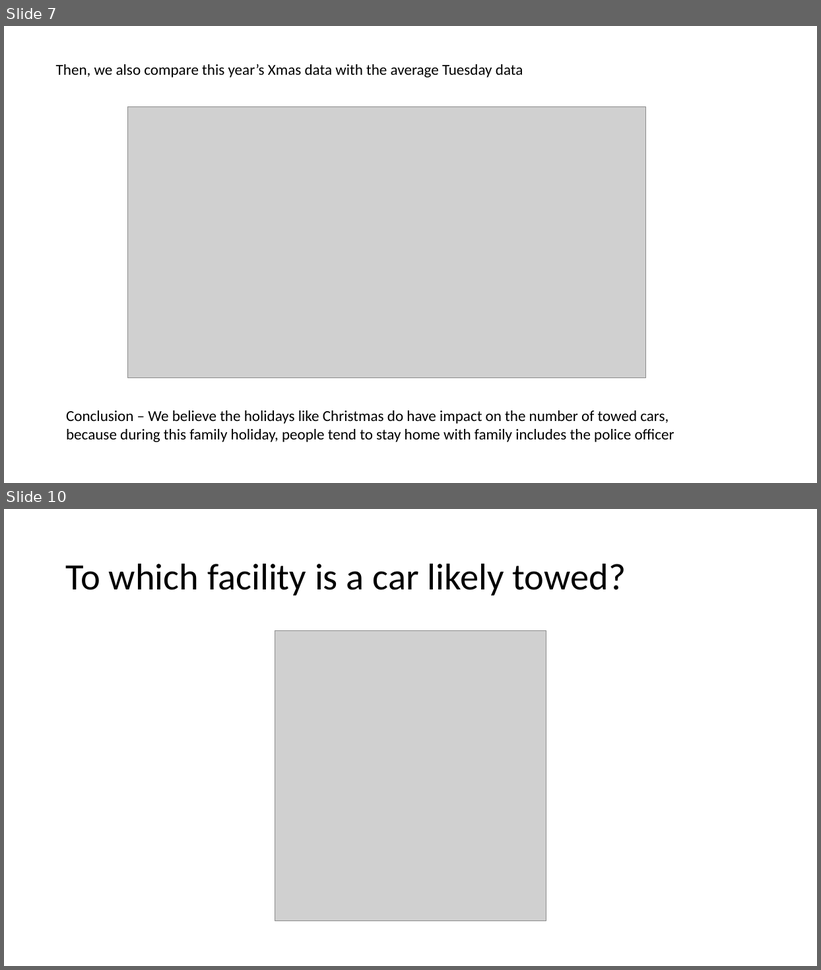
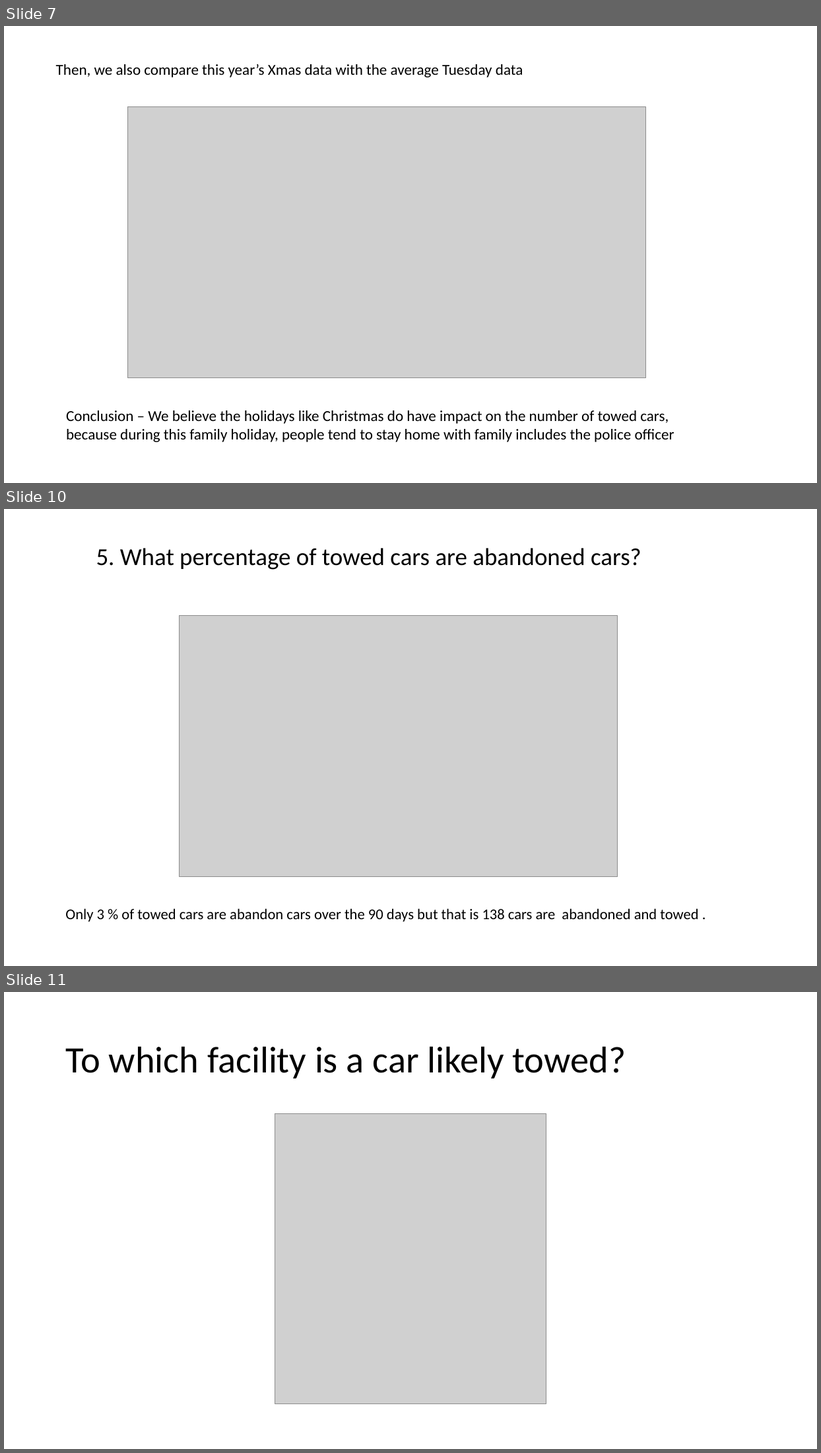
Before and after one commit to yegeyang/Project_1, a slide deck: Project1.pptx. Shown one above the other, each under a label of ours: slides 7 and 10 before the commit, slides 7, 10 and 11 after it; the slides between them are not shown. The pictures are 821x970 and 821x1453 pixels, drawn with LibreOffice and Linux fonts; fonts in the diff are those of the drawing; grey boxes stand for pictures. Boxes give left, top, right and bottom in pixels: in the first picture for what was removed or moved away, otherwise in the second. Text is boxed around its words. In the diff, an @@ line names an element or a change of style, - is before the commit and + after.

```diff
--- a/Project1.pptx
+++ b/Project1.pptx
@@ slide 10 added at (x1=4, y1=509, x2=817, y2=966), background #FFFFFF @@
@@ title added at (x1=96, y1=548, x2=642, y2=570), 28.8 pt, text #000000 @@
+  5. What percentage of towed cars are abandoned cars?
@@ picture added at (x1=180, y1=616, x2=618, y2=877) @@
@@ text added at (x1=65, y1=909, x2=698, y2=922), 17.6 pt, text #000000 @@
+Only 3 % of towed cars are abandon cars over the 90 days but that is 138 cars are abandoned and towed .
@@ what was slide 10 is now slide 11 @@
```
Also in this commit, not shown: 1 slide changed, 2 other slides added, 2 slides removed, 1 other file.
